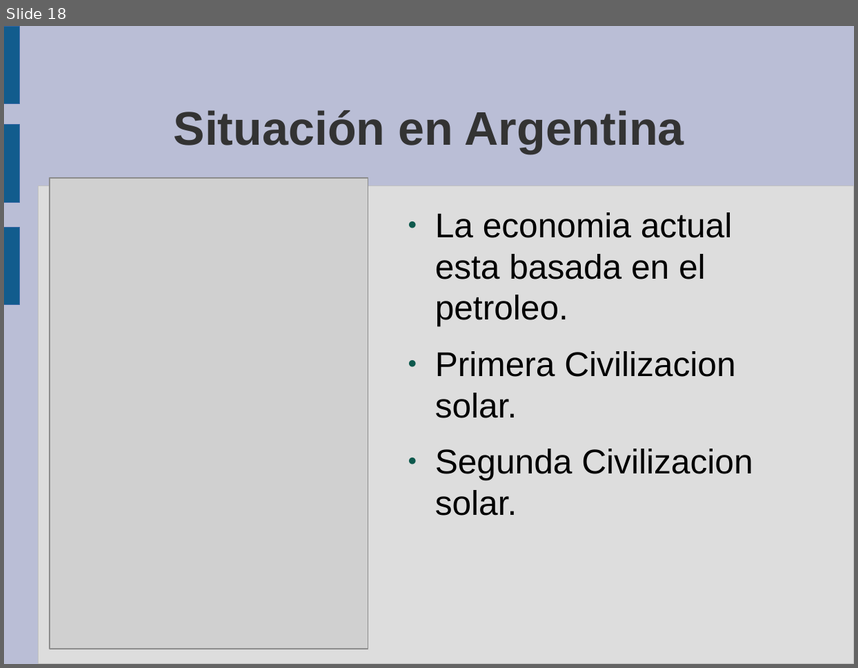
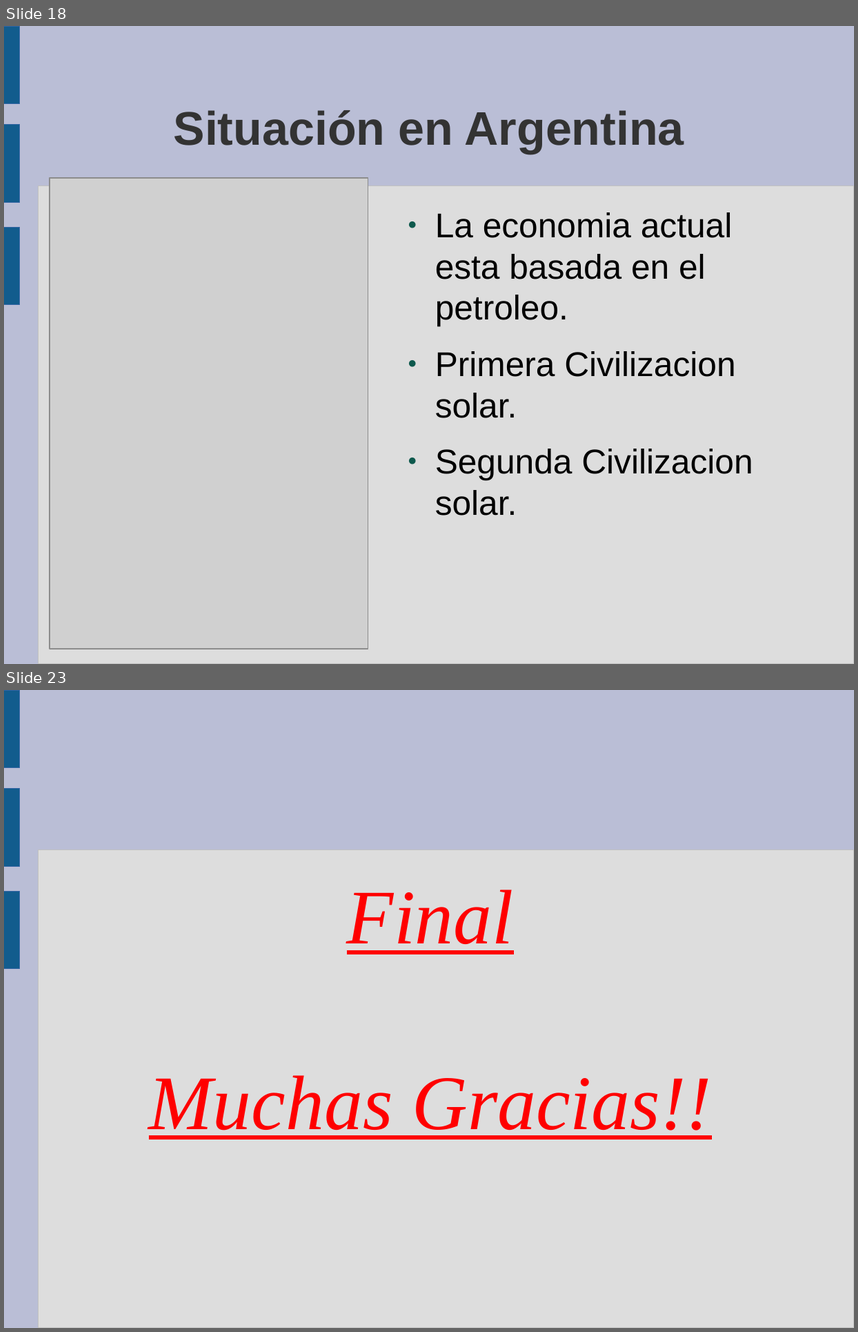
Before and after one commit to guanucoluis/proyecto5r1, a slide deck: Catedras/Tecnologia/MARCO.odp. Shown one above the other, each under a label of ours: slide 18 before the commit, slides 18 and 23 after it; the slides between them are not shown. The pictures are 858x668 and 858x1332 pixels, drawn with LibreOffice and Linux fonts; fonts in the diff are those of the drawing; grey boxes stand for pictures. Boxes give left, top, right and bottom in pixels: in the first picture for what was removed or moved away, otherwise in the second. Text is boxed around its words. In the diff, an @@ line names an element or a change of style, - is before the commit and + after.

```diff
--- a/Catedras/Tecnologia/MARCO.odp
+++ b/Catedras/Tecnologia/MARCO.odp
@@ slide 23 added at (4, 690, 854, 1328), background #BABED6; not listed: 4 template elements that a slide beside it also shows @@
@@ subtitle added at (149, 889, 711, 1139), 72 pt, text #FF0000, italic, underline @@
+Final
+Muchas Gracias!!
```
Also in this commit, not shown: 7 slides changed, 1 other slide added, 1 slide removed.
